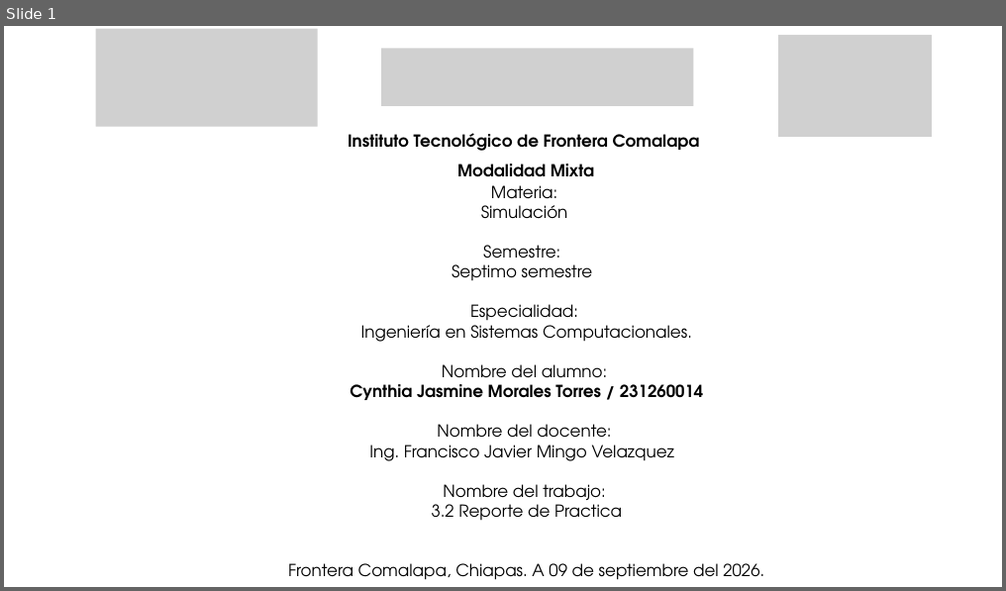
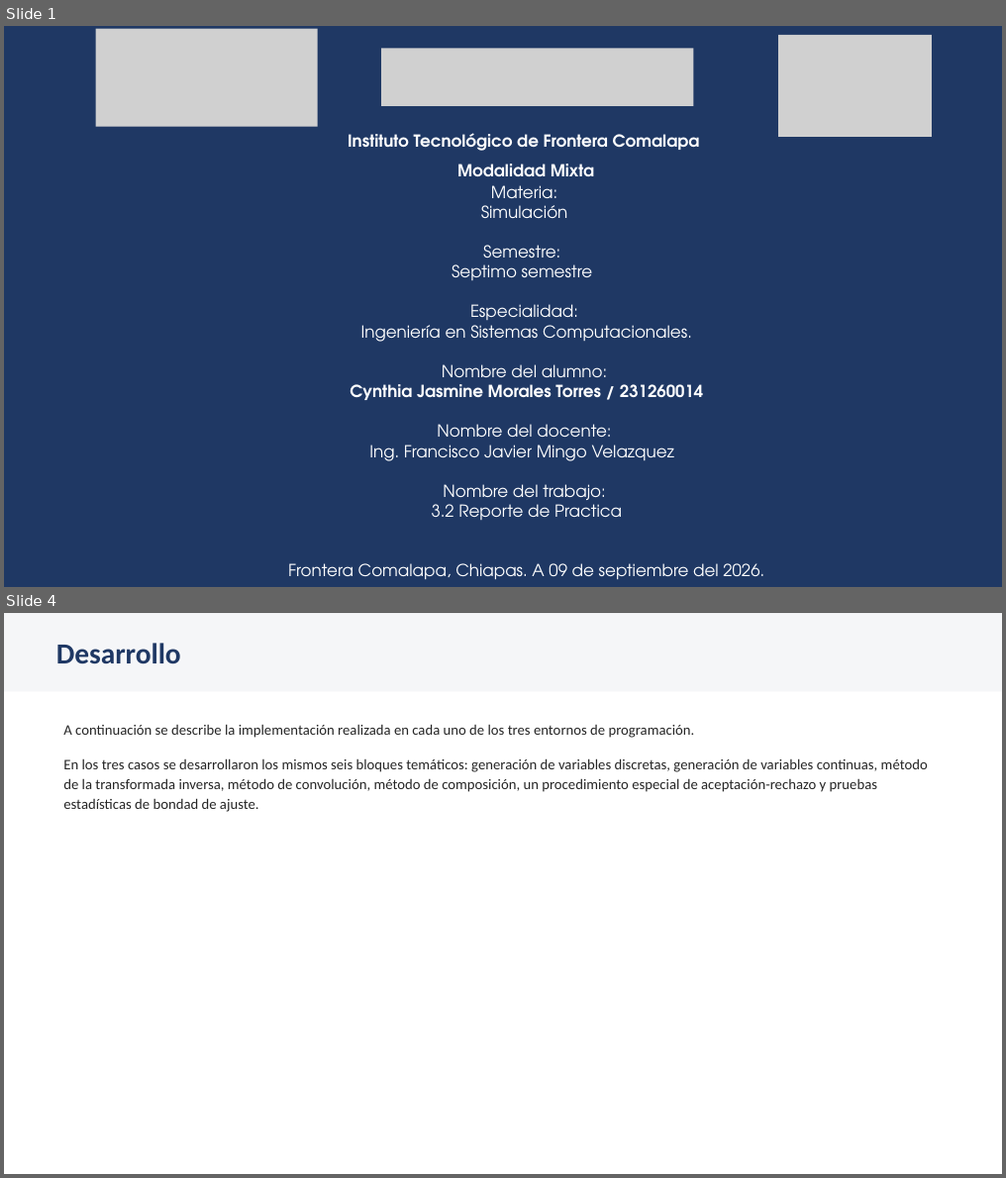
Before and after one commit to Cynthia21Morales/SIMULACION_CynthiaJasmineMT, a slide deck: SIM-Tema-3/Actividad 3.2 Reporte de Practica_CynthiaMorales_SIM_7ISCM.pptx. Shown one above the other, each under a label of ours: slide 1 before the commit, slides 1 and 4 after it; the slides between them are not shown. The pictures are 1006x591 and 1006x1178 pixels, drawn with LibreOffice and Linux fonts; fonts in the diff are those of the drawing; grey boxes stand for pictures. Boxes give left, top, right and bottom in pixels: in the first picture for what was removed or moved away, otherwise in the second. Text is boxed around its words. In the diff, an @@ line names an element or a change of style, - is before the commit and + after.

```diff
--- a/SIM-Tema-3/Actividad 3.2 Reporte de Practica_CynthiaMorales_SIM_7ISCM.pptx
+++ b/SIM-Tema-3/Actividad 3.2 Reporte de Practica_CynthiaMorales_SIM_7ISCM.pptx
@@ slide 4 added at (4,613,1002,1174), background #FFFFFF @@
@@ rectangle added at (4,613,1002,691), fill #F5F6F8 @@
@@ text added at (56,643,181,664), 28 pt, text #1F3864, bold @@
+Desarrollo
@@ text added at (63,724,928,812), 14 pt, text #262626 @@
+A continuación se describe la implementación realizada en cada uno de los tres entornos de programación.
+En los tres casos se desarrollaron los mismos seis bloques temáticos: generación de variables discretas, generación de variables continuas, método de la transformada inversa, método de convolución, método de composición, un procedimiento especial de aceptación-rechazo y pruebas estadísticas de bondad de ajuste.
@@ slide 1 changed as well @@
@@ background #FFFFFF to #1F3864 @@
@@ text "Instituto Tecnológico de Frontera Comalapa" at (348,133,700,176): text colour #000000 to #FFFFFF @@
@@ text "Materia:" at (288,185,764,580): text colour #000000 to #FFFFFF @@
```
Also in this commit, not shown: 18 other slides added, 20 slides removed, 1 other file.
